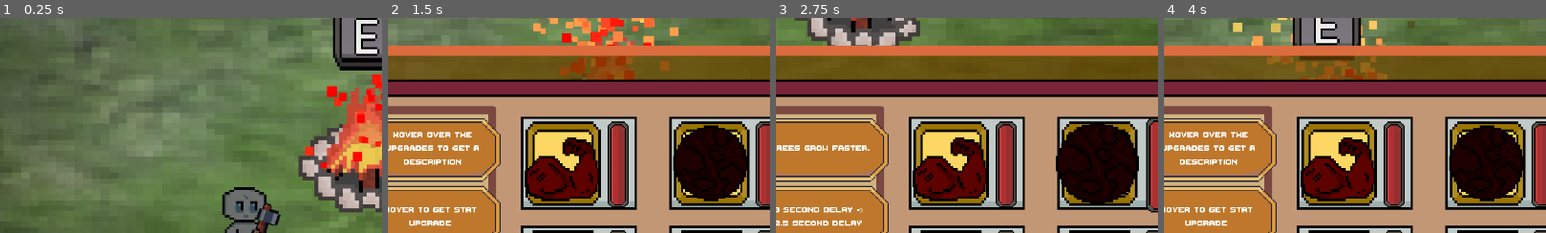
Above: before the commit, frames 1-4 (left to right).
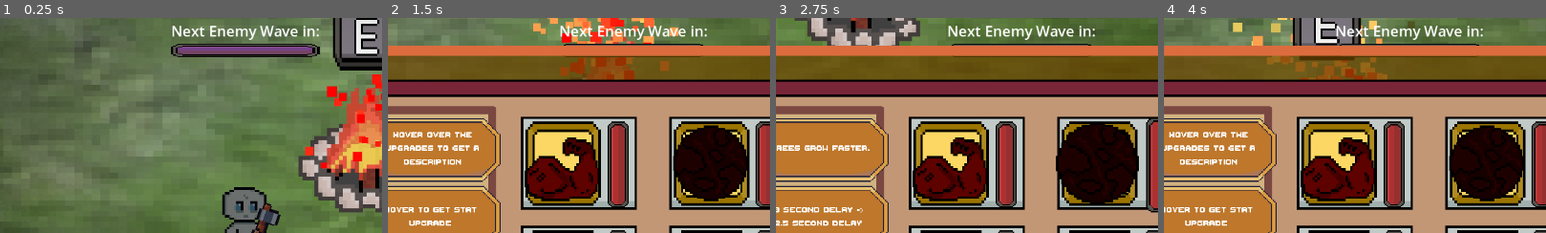
Above: after the commit, the same moments.

Repository: DaqCode/GameDevJS2025
Game: Godot game, scene res://scenes/UI/main_scene.tscn
Same seed, same stepped clock (60 frames per second), same inputs: the game is played once before the commit and once after it. The engine's default icon, where the game draws it, is replaced by a stand-in: a white triangle on a blue panel in a dark square.
Inputs (mouse positions are % of the whole screen's width and height, from its top left):
- Up to frame 1 (0.25 s): no input
- Up to frame 2 (1.5 s): move the mouse to (72, 45) at 0.52 s; hold D (right) 0.53-1.28 s; hold E (interact) 0.53-1.28 s; move the mouse to (30, 55) at 1.27 s; hold S (down) from 1.28 s (still down); tap E (interact) at 1.35 s
- Up to frame 3 (2.75 s): move the mouse to (60, 28) at 2.02 s; release S (down) at 2.03 s; hold D (right) from 2.03 s (still down); hold E (interact) from 2.03 s (still down)
- Up to frame 4 (4 s): move the mouse to (45, 70) at 2.77 s; release D (right) at 2.78 s; release E (interact) at 2.78 s; hold W (up) 2.78-3.53 s; tap E (interact) at 2.85 s; move the mouse to (80, 65) at 3.52 s; hold A (left) from 3.53 s (still down); hold E (interact) from 3.53 s (still down)
The pictures show only the part of the screen within x 18-68%, y 4-54%; the shares and areas given below are measured in that part.

The runs differ from the first frame. In frame 1, 3.2% of the frame differs, in the area x 44-84%, y 3-19%; in frame 2, 1.4%; in frame 3, 1.4%; in frame 4, 1.4%.

Commit message:
Added enemy spawning

Diff:
--- a/gamedevjs2025/project.godot
+++ b/gamedevjs2025/project.godot
@@ -30,6 +30,7 @@
 Tree=""
 player=""
 axe=""
+bron_camera=""
 
 [input]
 
--- a/gamedevjs2025/scenes/UI/main_scene.tscn
+++ b/gamedevjs2025/scenes/UI/main_scene.tscn
@@ -6,6 +6,12 @@
 [ext_resource type="PackedScene" uid="uid://uhlblrwdub6m" path="res://scenes/characters/bron/bron.tscn" id="4_7rv43"]
 [ext_resource type="PackedScene" uid="uid://dac8aowpc3jge" path="res://scenes/UI/inventory_screen.tscn" id="5_igrk7"]
 [ext_resource type="PackedScene" uid="uid://bp7m2f686niqc" path="res://scenes/UI/ash_count.tscn" id="6_r7yxp"]
+[ext_resource type="PackedScene" uid="uid://djd8rkntt51cb" path="res://scenes/enemies/enemy_controller.tscn" id="7_7rv43"]
+[ext_resource type="Texture2D" uid="uid://dgni23wj4cf4r" path="res://art/ui/progress-bar-back.png" id="8_igrk7"]
+[ext_resource type="Texture2D" uid="uid://quhc36hct0mt" path="res://art/ui/progress-bar-purple.png" id="9_r7yxp"]
+
+[sub_resource type="LabelSettings" id="LabelSettings_7rv43"]
+font_size = 22
 
 [node name="MainScene" type="Node2D"]
 script = ExtResource("1_64uqr")
@@ -39,4 +45,34 @@
 
 [node name="AshCountForLater" type="Timer" parent="."]
 
+[node name="EnemyController" parent="." node_paths=PackedStringArray("spawn_progress_bar") instance=ExtResource("7_7rv43")]
+spawn_progress_bar = NodePath("../EnemySpawnUI/VBoxContainer/EnemySpawnTimeRemaining")
+
+[node name="EnemySpawnUI" type="CanvasLayer" parent="."]
+
+[node name="VBoxContainer" type="VBoxContainer" parent="EnemySpawnUI"]
+anchors_preset = 5
+anchor_left = 0.5
+anchor_right = 0.5
+offset_left = -81.5
+offset_top = 27.0
+offset_right = 81.5
+offset_bottom = 81.0
+grow_horizontal = 2
+alignment = 1
+
+[node name="EnemySpawnLabel" type="Label" parent="EnemySpawnUI/VBoxContainer"]
+layout_mode = 2
+text = "Next Enemy Wave in:"
+label_settings = SubResource("LabelSettings_7rv43")
+
+[node name="EnemySpawnTimeRemaining" type="TextureProgressBar" parent="EnemySpawnUI/VBoxContainer"]
+custom_minimum_size = Vector2(40, 20)
+layout_mode = 2
+size_flags_vertical = 3
+value = 50.0
+nine_patch_stretch = true
+texture_under = ExtResource("8_igrk7")
+texture_progress = ExtResource("9_r7yxp")
+
 [connection signal="timeout" from="AshCountForLater" to="." method="_on_ash_count_for_later_timeout"]
--- a/gamedevjs2025/scenes/characters/bron/bron.tscn
+++ b/gamedevjs2025/scenes/characters/bron/bron.tscn
@@ -154,7 +154,7 @@
 [node name="BronBumpCollisions" type="CollisionShape2D" parent="."]
 shape = SubResource("CapsuleShape2D_mtsbh")
 
-[node name="Camera" type="Camera2D" parent="."]
+[node name="Camera" type="Camera2D" parent="." groups=["bron_camera"]]
 zoom = Vector2(4, 4)
 position_smoothing_speed = 10.0
 
--- /dev/null
+++ b/gamedevjs2025/scenes/enemies/enemy.gd
@@ -0,0 +1,35 @@
+extends Node2D
+
+@export var speed := 15.0 # Pixels per second
+@onready var sprite: AnimatedSprite2D = $AnimatedSprite2D
+
+var player = null
+
+func _ready():
+	# Find the player node once when the enemy is ready.
+	# Assumes the player is in the "player" group.
+	player = get_tree().get_first_node_in_group("player")
+	if not player:
+		printerr("Enemy cannot find player node!")
+		# Optionally disable processing if player not found
+		# set_process(false)
+
+func _process(delta):
+	# If player wasn't found initially or somehow disappeared, stop processing.
+	if not is_instance_valid(player):
+		return
+
+	# 1. Calculate direction vector from enemy towards player
+	var direction = (player.global_position - global_position).normalized()
+
+	# 2. Move the enemy
+	# Simple movement by directly changing position.
+	# For physics interactions (collisions), you'd use CharacterBody2D and move_and_slide.
+	global_position += direction * speed * delta
+
+	if player.global_position.x < global_position.x:
+		# Player is to the left, flip sprite to face left
+		sprite.flip_h = true
+	elif player.global_position.x > global_position.x:
+		# Player is to the right, sprite faces right (default)
+		sprite.flip_h = false
--- /dev/null
+++ b/gamedevjs2025/scenes/enemies/enemy.tscn
@@ -0,0 +1,43 @@
+[gd_scene load_steps=7 format=3 uid="uid://bn84f5yqsnufg"]
+
+[ext_resource type="Texture2D" uid="uid://dbib58sxrffrm" path="res://art/enemies/enemy.png" id="1_6xk8f"]
+[ext_resource type="Script" uid="uid://ctog6qly1w7hr" path="res://scenes/enemies/enemy.gd" id="1_8e3ao"]
+
+[sub_resource type="CanvasItemMaterial" id="CanvasItemMaterial_8e3ao"]
+
+[sub_resource type="AtlasTexture" id="AtlasTexture_8e3ao"]
+atlas = ExtResource("1_6xk8f")
+region = Rect2(0, 0, 32, 32)
+
+[sub_resource type="AtlasTexture" id="AtlasTexture_38ino"]
+atlas = ExtResource("1_6xk8f")
+region = Rect2(32, 0, 32, 32)
+
+[sub_resource type="SpriteFrames" id="SpriteFrames_fcftc"]
+animations = [{
+"frames": [{
+"duration": 1.0,
+"texture": SubResource("AtlasTexture_8e3ao")
+}, {
+"duration": 1.0,
+"texture": SubResource("AtlasTexture_38ino")
+}],
+"loop": true,
+"name": &"default",
+"speed": 5.0
+}]
+
+[node name="Enemy" type="Node2D"]
+z_index = 10
+y_sort_enabled = true
+script = ExtResource("1_8e3ao")
+
+[node name="AnimatedSprite2D" type="AnimatedSprite2D" parent="."]
+modulate = Color(0.0196078, 0.0196078, 0.0196078, 1)
+texture_filter = 1
+texture_repeat = 1
+material = SubResource("CanvasItemMaterial_8e3ao")
+sprite_frames = SubResource("SpriteFrames_fcftc")
+autoplay = "default"
+frame = 1
+frame_progress = 0.272826
--- /dev/null
+++ b/gamedevjs2025/scenes/enemies/enemy_controller.gd
@@ -0,0 +1,92 @@
+extends Node2D
+
+
+@export var spawn_progress_bar: TextureProgressBar
+@export var peace_time := 10.0
+@export var num_enemies_to_spawn := 3
+
+@onready var enemy := preload("res://scenes/enemies/enemy.tscn")
+@onready var enemy_spawn_timer: Timer = $EnemySpawnTimer
+
+
+
+func _ready() -> void:
+	enemy_spawn_timer.wait_time = peace_time
+	spawn_progress_bar.max_value = peace_time
+	enemy_spawn_timer.timeout.connect(spawn_enemy)
+	enemy_spawn_timer.start()
+
+
+
+func _process(_dt: float) -> void:
+	spawn_progress_bar.value = enemy_spawn_timer.time_left
+
+
+
+func spawn_enemy():
+	print("Player Position: %s" % get_tree().get_first_node_in_group("player").global_position)
+	for i in range(num_enemies_to_spawn):
+		var temp_enemy = enemy.instantiate()
+
+		#temp_enemy.global_position = Vector2(600, 300)
+
+		print("Enemy Position: %s" % temp_enemy.global_position)
+		get_parent().add_child(temp_enemy)
+		temp_enemy.global_position = get_random_offscreen_position()
+
+
+func get_random_offscreen_position():
+	var margin := 100
+	var viewport_size = get_viewport_rect().size
+	var camera := get_tree().get_first_node_in_group("bron_camera")
+	if not camera:
+		printerr("Error: Camera node 'bron_camera' not found!")
+		return Vector2.ZERO # Return a default position or handle error
+
+	# --- REMOVE OR COMMENT OUT THE DEBUG LINE ---
+	# print("DEBUG: Spawning at camera position: %s" % camera.global_position)
+	#return camera.global_position + Vector2(randf_range())
+	# --- END REMOVAL ---
+
+	# --- RESTORE ORIGINAL LOGIC ---
+	var zoom = camera.zoom
+	var half_size = (viewport_size / zoom) * 0.5
+	var cam_pos = camera.global_position
+
+	# --- Debug Prints ---
+	print("Viewport Size: %s" % viewport_size)
+	print("Camera Zoom: %s" % zoom)
+	print("Camera Position: %s" % cam_pos)
+	print("Half Size: %s" % half_size)
+	# --- End Debug Prints ---
+
+	var x_min = cam_pos.x - half_size.x
+	var x_max = cam_pos.x + half_size.x
+	var y_min = cam_pos.y - half_size.y
+	var y_max = cam_pos.y + half_size.y
+
+	var side = randi() % 4
+	var spawn_pos = Vector2()
+
+	match side:
+		0:  # Top
+			spawn_pos.x = randf_range(x_min, x_max)
+			spawn_pos.y = y_min - margin
+		1:  # Bottom
+			spawn_pos.x = randf_range(x_min, x_max)
+			spawn_pos.y = y_max + margin
+		2:  # Left
+			spawn_pos.x = x_min - margin
+			spawn_pos.y = randf_range(y_min, y_max)
+		3:  # Right
+			spawn_pos.x = x_max + margin
+			spawn_pos.y = randf_range(y_min, y_max)
+
+	# --- Add final debug print ---
+	print("Final Calculated Spawn Position (off-screen): %s" % spawn_pos)
+	# --- End final debug print ---
+
+	# Uncomment to debug
+	# draw_spawn_debug_marker(spawn_pos)
+
+	return spawn_pos
--- /dev/null
+++ b/gamedevjs2025/scenes/enemies/enemy_controller.tscn
@@ -0,0 +1,8 @@
+[gd_scene load_steps=2 format=3 uid="uid://djd8rkntt51cb"]
+
+[ext_resource type="Script" uid="uid://c1sgubns5yj2p" path="res://scenes/enemies/enemy_controller.gd" id="1_cxpcr"]
+
+[node name="EnemyController" type="Node2D"]
+script = ExtResource("1_cxpcr")
+
+[node name="EnemySpawnTimer" type="Timer" parent="."]
Binary file added: gamedevjs2025/art/ui/progress-bar-purple.png
Not shown, added: gamedevjs2025/art/ui/progress-bar-purple.png.import
Not shown: 1 places in gamedevjs2025/scenes/UI/main_scene.tscn that only renumber resources
Not shown, added: gamedevjs2025/scenes/enemies/enemy.gd.uid
Not shown, added: gamedevjs2025/scenes/enemies/enemy_controller.gd.uid
